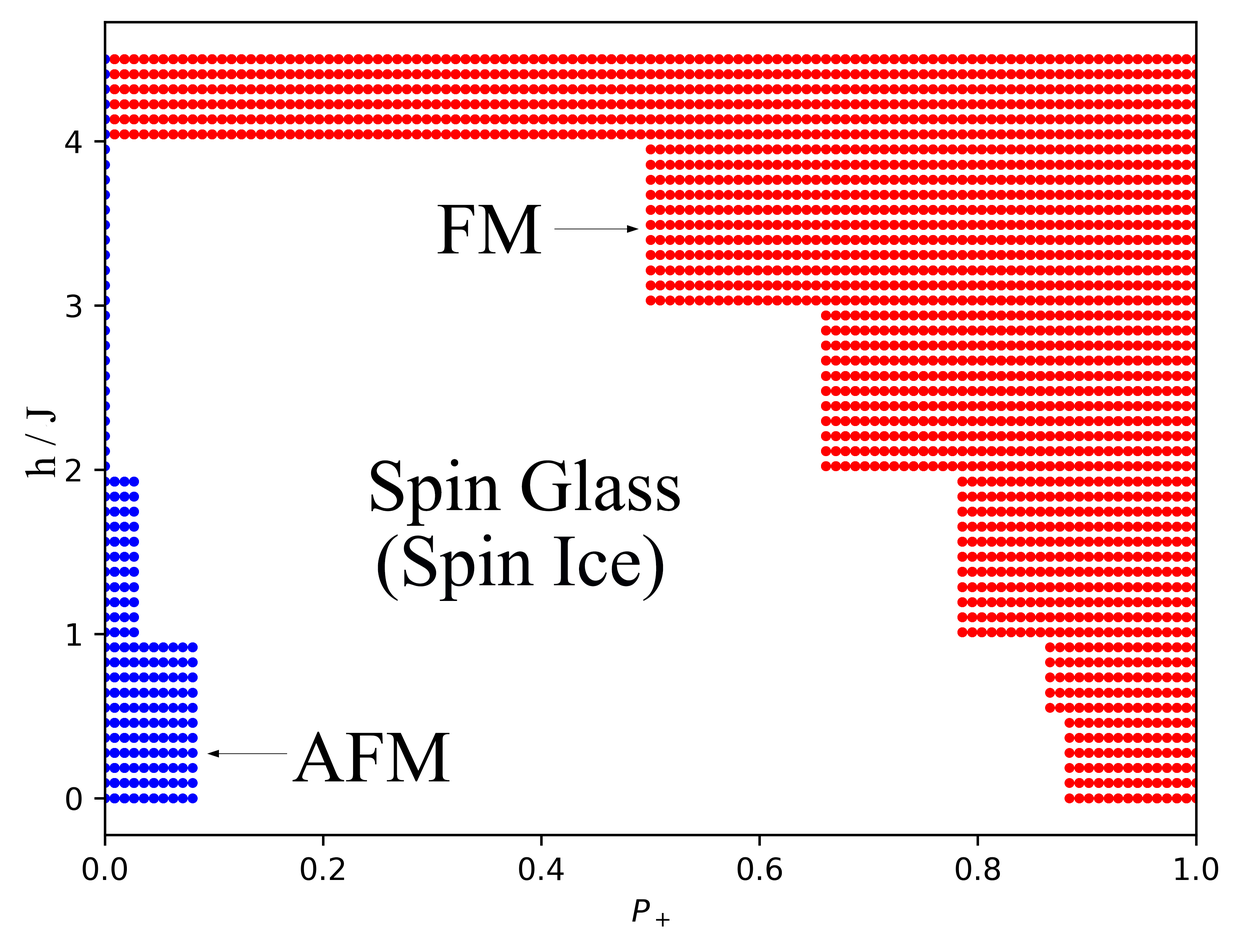
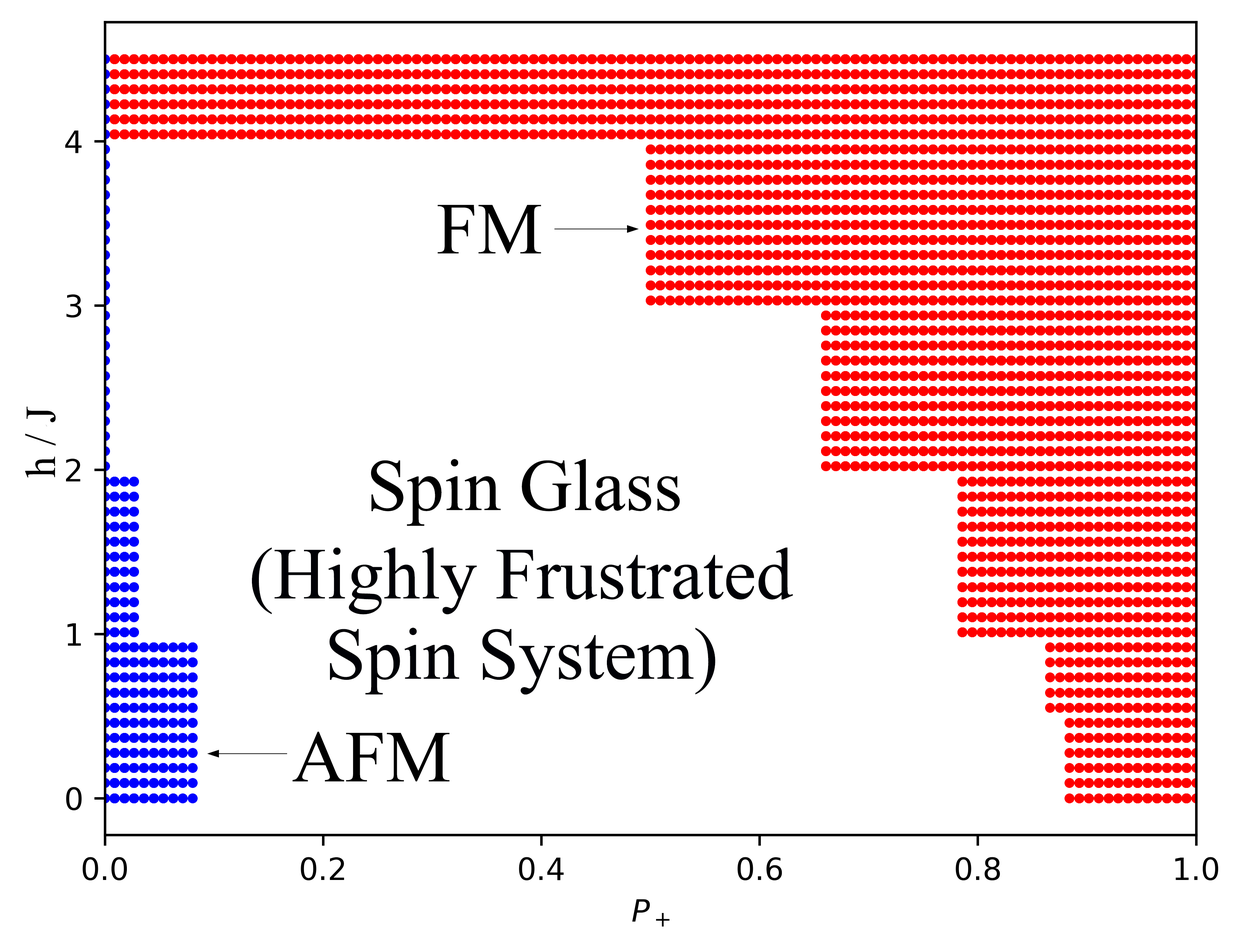
Two versions of the same layered image (1242x950). Layer-by-layer changes:
added layer "Spin System)" above "(Highly Frustrated" over 329, 627, 716, 695
renamed "(Spin Ice)" to "(Highly Frustrated", painted on it over 251, 534, 793, 615
